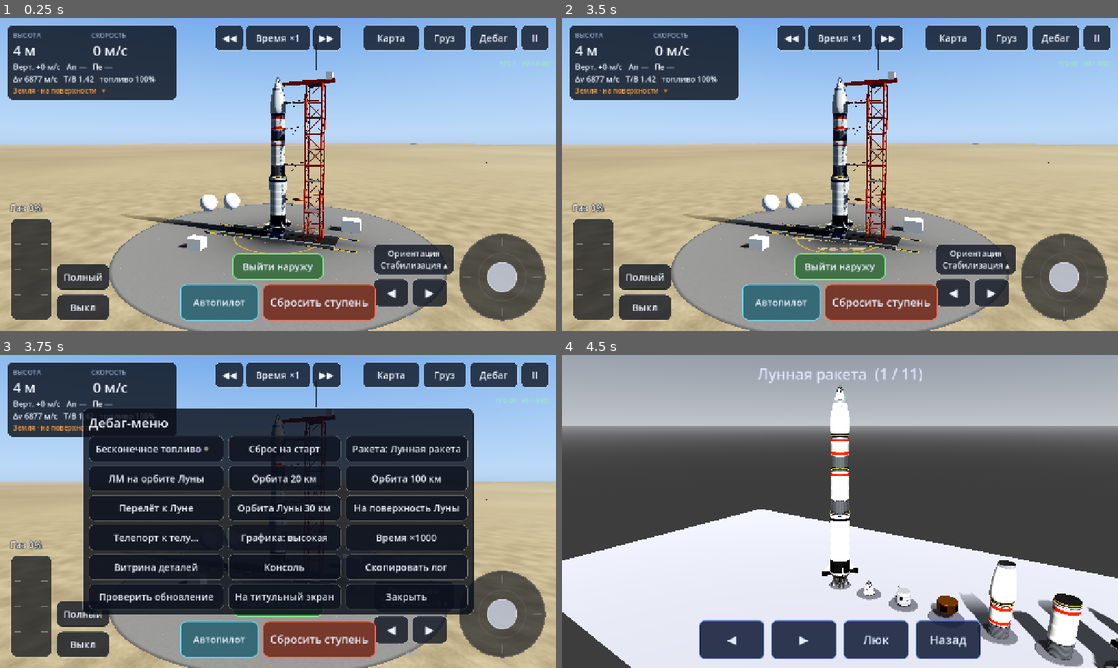
Above: before the commit, frames 1-4 (two rows, left to right).
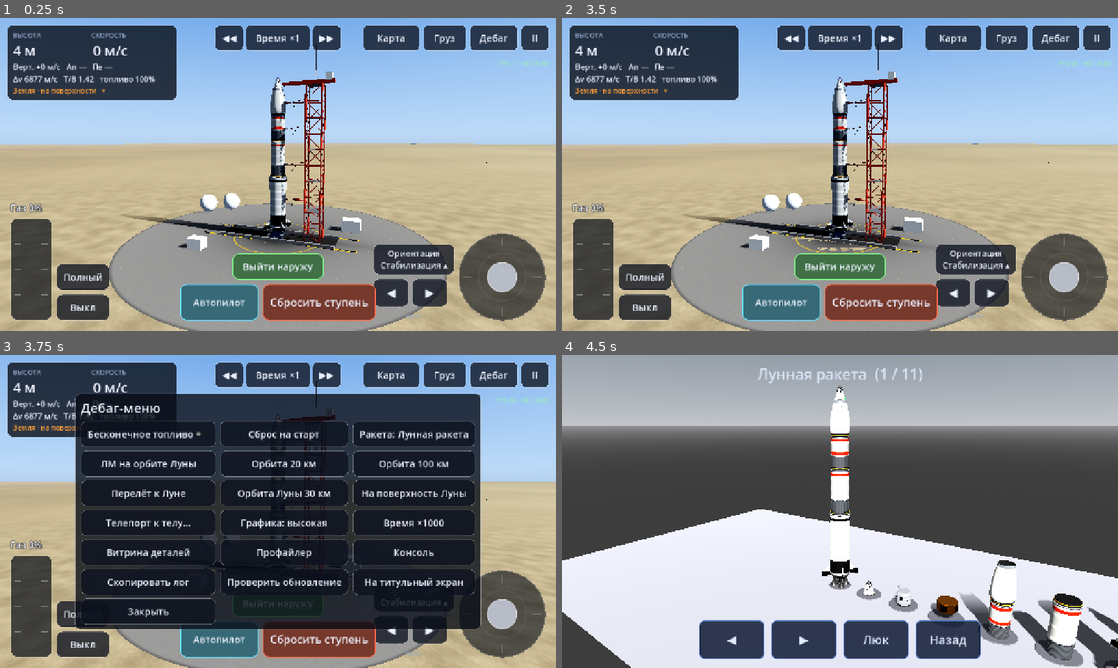
Above: after the commit, the same moments.

Repository: BuninSil/Starward
Game: Godot game, scene res://scenes/flight.tscn
The game is run twice, just before and just after one commit, with the same random seed, the same clock (stepped at 60 frames per second) and the same inputs. This scene is started directly instead of the project's main scene.
Inputs:
- Up to frame 1 (0.25 s): no input
- Up to frame 2 (3.5 s): click "Карта" at 0.5 s; click "Полёт" at 1.25 s; click "Груз" at 2 s; click "Закрыть" at 2.75 s
- Up to frame 3 (3.75 s): click "Дебаг" at 3.5 s
- Up to frame 4 (4.5 s): click "Витрина деталей" at 4.25 s

Frames 1-2 are identical in both runs. In frame 3, 24% of the frame differs, in the area x 13-87%, y 12-88%; in frame 4, nothing differs.

Commit message:
Профайлер в дебаг-меню
- Дебаг-меню → «Профайлер»: время кадра на процессоре и видеокарте, число вызовов отрисовки и треугольников
- Переключатели, чтобы по очереди выключать тени, грунт, камни, дым, свечение, небо, ракету, фонари и менять разрешение — видно, что сильнее всего тормозит на телефоне

Co-Authored-By: Claude Opus 5.5 <noreply@anthropic.com>
Claude-Session: https://claude.ai/code/session_0113FrLWJiVSs1Ympzkh3Jgi

Diff:
--- a/scripts/flight/flight.gd
+++ b/scripts/flight/flight.gd
@@ -631,6 +631,7 @@
 
 
 var fx: Node   ## smoke / dust / sparks
+var prof_off := {}   ## debug profiler: features switched off ("shadows", ...)
 var _fx_acc := 0.0
 var _trail_acc := 0.0
 var _smoke_acc := 0.0
@@ -1536,7 +1537,7 @@
 		astronaut.model.lamps = rocket.night
 	sun.visible = sun.light_energy > 0.001
 	# Sun shadows (rocks, rocket, crater walls) only near the ground, high preset.
-	var shadows := Graphics.quality == Graphics.HIGH and agl < 3000.0 and not map_mode
+	var shadows := Graphics.quality == Graphics.HIGH and agl < 3000.0 and not map_mode and not prof_off.has("shadows")
 	if shadows != sun.shadow_enabled:
 		sun.shadow_enabled = shadows
 	_update_reflection_env(up, sun_elev, day, agl)
--- a/scripts/flight/flight_hud.gd
+++ b/scripts/flight/flight_hud.gd
@@ -532,6 +532,9 @@
 	grid.add_child(_button("Витрина деталей", func() -> void:
 		preload("res://scripts/flight/parts_showcase.gd").return_scene = "res://scenes/flight.tscn"
 		get_tree().change_scene_to_file("res://scenes/parts_showcase.tscn")))
+	grid.add_child(_button("Профайлер", func() -> void:
+		_debug_menu.hide()
+		_show_profiler()))
 	grid.add_child(_button("Консоль", func() -> void: _console.visible = not _console.visible))
 	grid.add_child(_button("Скопировать лог", Log.copy_to_clipboard))
 	grid.add_child(_button("Проверить обновление", func() -> void:
@@ -546,6 +549,97 @@
 
 
 var _teleport_menu: PanelContainer = null
+
+
+# --- Profiler (debug): switch features off on the phone and watch FPS / GPU ms ---
+
+var _prof_panel: PanelContainer = null
+var _prof_timer := 0.0
+var _prof_hid_rocket := false
+const PROF_FEATURES := [["shadows", "Тени"], ["ground", "Детальный грунт"], ["globe", "Шар планеты"],
+	["rocks", "Камни и галька"], ["fx", "Дым и пыль"], ["glow", "Свечение (glow)"],
+	["rocket", "Ракета и космонавт"], ["lights", "Ночные фонари"], ["sky", "Небо"]]
+const PROF_SCALES := [1.0, 0.75, 0.6, 0.5]
+
+
+func _show_profiler() -> void:
+	if _prof_panel == null:
+		_prof_panel = PanelContainer.new()
+		_prof_panel.set_anchors_and_offsets_preset(Control.PRESET_CENTER_RIGHT, Control.PRESET_MODE_MINSIZE)
+		_prof_panel.grow_horizontal = Control.GROW_DIRECTION_BEGIN
+		_prof_panel.grow_vertical = Control.GROW_DIRECTION_BOTH
+		_root.add_child(_prof_panel)
+		var box := VBoxContainer.new()
+		box.add_theme_constant_override("separation", 4)
+		_prof_panel.add_child(box)
+		var t := Label.new()
+		t.text = "Профайлер: выключить"
+		t.add_theme_font_size_override("font_size", 22)
+		box.add_child(t)
+		for fe in PROF_FEATURES:
+			var key: String = fe[0]
+			var cb := CheckButton.new()
+			cb.text = fe[1]
+			cb.focus_mode = Control.FOCUS_NONE
+			cb.add_theme_font_size_override("font_size", 20)
+			cb.toggled.connect(func(on: bool) -> void:
+				if on:
+					flight.prof_off[key] = true
+				else:
+					flight.prof_off.erase(key)
+				_prof_timer = 0.0)
+			box.add_child(cb)
+		var sc := _button("Разрешение 75%", func() -> void: pass)
+		sc.pressed.connect(func() -> void:
+			var vp := get_viewport()
+			var i := (PROF_SCALES.find(snappedf(vp.scaling_3d_scale, 0.05)) + 1) % PROF_SCALES.size()
+			vp.scaling_3d_scale = PROF_SCALES[i]
+			sc.text = "Разрешение %d%%" % int(PROF_SCALES[i] * 100.0))
+		sc.text = "Разрешение %d%%" % int(get_viewport().scaling_3d_scale * 100.0)
+		box.add_child(sc)
+		box.add_child(_button("Закрыть", func() -> void:
+			_prof_panel.hide()
+			RenderingServer.viewport_set_measure_render_time(get_viewport().get_viewport_rid(), false)))
+	RenderingServer.viewport_set_measure_render_time(get_viewport().get_viewport_rid(), true)
+	_prof_panel.show()
+
+
+## Re-applied a few times a second: the flight scene rebuilds / re-shows things.
+func _prof_apply() -> void:
+	_prof_timer -= get_process_delta_time()
+	if _prof_timer > 0.0:
+		return
+	_prof_timer = 0.3
+	var off: Dictionary = flight.prof_off
+	flight.fx.visible = not off.has("fx")
+	flight.env.glow_enabled = not off.has("glow")
+	flight.env.background_mode = Environment.BG_COLOR if off.has("sky") else Environment.BG_SKY
+	flight.env.background_color = Color.BLACK
+	if off.has("rocket") or _prof_hid_rocket:
+		# Hide; on the way back restore only what we hid ourselves.
+		var h := off.has("rocket")
+		if h or not flight.map_mode:
+			flight.rocket.visible = not h
+		if flight.astronaut != null and is_instance_valid(flight.astronaut):
+			flight.astronaut.visible = not h
+		_prof_hid_rocket = h
+	for l in flight.find_children("*", "Light3D", true, false):
+		if not (l is DirectionalLight3D):
+			(l as Light3D).light_cull_mask = 0 if off.has("lights") else 0xFFFFF
+	for b in flight.planets:
+		var pv: Node = flight.planets[b]
+		pv.get("_surface").visible = not off.has("globe")
+		var site: Node = pv.get("_site")
+		if site == null:
+			continue
+		for g in site.find_children("*", "GeometryInstance3D", true, false):
+			var m: Material = (g as GeometryInstance3D).material_override
+			if m == null:
+				continue
+			if m == pv.get("_patch_material"):
+				g.visible = not off.has("ground")
+			elif m is ShaderMaterial and (m as ShaderMaterial).shader == preload("res://shaders/rock.gdshader"):
+				g.visible = not off.has("rocks")
 
 
 ## Debug: every body with "orbit" and (if solid) "surface" buttons.
@@ -822,6 +916,14 @@
 		ProjectSettings.get_setting("application/config/version"),
 		int(ProjectSettings.get_setting("starward/build/version_code")),
 	]
+	if _prof_panel != null and _prof_panel.visible:
+		var vp := get_viewport().get_viewport_rid()
+		_overlay.text += "\nCPU %.1f мс · GPU %.1f мс · draw %d · %dk треуг." % [
+			RenderingServer.viewport_get_measured_render_time_cpu(vp) + Performance.get_monitor(Performance.TIME_PROCESS) * 1000.0,
+			RenderingServer.viewport_get_measured_render_time_gpu(vp),
+			int(Performance.get_monitor(Performance.RENDER_TOTAL_DRAW_CALLS_IN_FRAME)),
+			int(Performance.get_monitor(Performance.RENDER_TOTAL_PRIMITIVES_IN_FRAME) / 1000.0)]
+		_prof_apply()
 
 
 func _agl_text(v: Vessel, b: CelestialBody) -> String:
